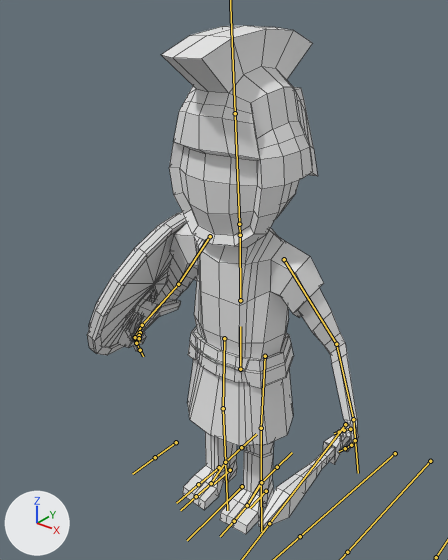
What one commit did to the FBX model Map/Assets/Models/Hittites/Hittite_warrior/Hittite_warrior.fbx.
Rendered twice from a 50 mm lens placed at (1.49, -1.97, 2.45), pointed at (-0.09, 0.01, 1.22). Lighting does not change. The marker at lower left points along +X, +Y and +Z. The bones that bend it are drawn over the model as lines. Mesh edges are drawn as thin lines.

Objects in the first picture: 'Warrior.002'.
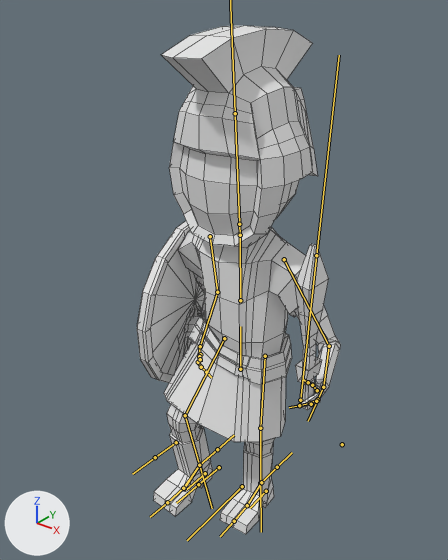
The newer file adds an action. The first version stands in its rest pose; the second is drawn at frame 5 of the action 'Armature|Hittite_Warrior_Fight'.

The change, as a list of edits to the scene's bpy script:
```text
Change bone_brazo_l:
    where bone_brazo_l = bpy.data.objects['Armature'].pose.bones['brazo_L']  # child of 'pecho'
    bone_brazo_l.rotation_quaternion: (1.0, 0.0, 0.0, 0.0) -> (0.999, -0.048, 0.005, 0.007)  # degrees (0, 0, 0) -> degrees (-6, 1, 1)
Change bone_antebrazo_l:
    where bone_antebrazo_l = bpy.data.objects['Armature'].pose.bones['antebrazo_L']  # child of 'brazo_L'
    bone_antebrazo_l.rotation_quaternion: (1.0, 0.0, 0.0, 0.0) -> (0.825, 0.314, -0.249, -0.398)  # degrees (0, 0, 0) -> degrees (47, -9, -56)
Change bone_hacha:
    where bone_hacha = bpy.data.objects['Armature'].pose.bones['Hacha']  # child of 'mano_L'
    bone_hacha.location: (0.0, 0.0, 0.0) -> (-0.03, 0.03, 0.08)
    bone_hacha.rotation_quaternion: (1.0, 0.0, 0.0, 0.0) -> (0.987, -0.159, -0.002, 0.016)  # degrees (0, 0, 0) -> degrees (-18, 0, 2)
Change bone_brazo_r:
    where bone_brazo_r = bpy.data.objects['Armature'].pose.bones['brazo_R']  # child of 'pecho'
    bone_brazo_r.rotation_quaternion: (1.0, 0.0, 0.0, 0.0) -> (0.967, -0.177, -0.084, -0.162)  # degrees (0, 0, 0) -> degrees (-19, -13, -17)
Change bone_antebrazo_r:
    where bone_antebrazo_r = bpy.data.objects['Armature'].pose.bones['antebrazo_R']  # child of 'brazo_R'
    bone_antebrazo_r.rotation_quaternion: (1.0, 0.0, 0.0, 0.0) -> (0.994, 0.054, 0.017, 0.09)  # degrees (0, 0, 0) -> degrees (6, 1, 10)
Change bone_femur_r:
    where bone_femur_r = bpy.data.objects['Armature'].pose.bones['femur_R']  # child of 'abdomen'
    bone_femur_r.rotation_quaternion: (1.0, 0.0, 0.0, 0.0) -> (0.932, 0.36, 0.029, -0.005)  # degrees (0, 0, 0) -> degrees (42, 3, 1)
Change bone_tibia_r:
    where bone_tibia_r = bpy.data.objects['Armature'].pose.bones['tibia_R']  # child of 'femur_R'
    bone_tibia_r.rotation_quaternion: (1.0, 0.0, 0.0, 0.0) -> (0.897, 0.441, 0.0, 0.0)  # degrees (0, 0, 0) -> degrees (52, 0, 0)
Change bone_pie_r_control:
    where bone_pie_r_control = bpy.data.objects['Armature'].pose.bones['pie_R_control']  # child of 'root'
    bone_pie_r_control.location: (0.0, 0.0, 0.0) -> (-0.02, 1.49, 0.9)
```

Boxes (x1, y1, x2, y2) around the edits, measured in the pictures (448 x 560 px):
'Warrior.002', posed (25% narrower): before (87, 26, 359, 534); after (137, 26, 340, 534)
bone 'brazo_L', root to tip: before (284, 259) to (336, 344); after (284, 259) to (329, 346)
bone 'antebrazo_L', root to tip: before (336, 344) to (353, 419); after (329, 346) to (323, 387)
bone 'Hacha', root to tip: before (345, 424) to (269, 523); after (300, 400) to (316, 255)
bone 'brazo_R', root to tip: before (210, 236) to (178, 284); after (210, 236) to (217, 292)
bone 'antebrazo_R', root to tip: before (178, 284) to (142, 325); after (217, 292) to (200, 346)
bone 'femur_R', root to tip: before (224, 338) to (223, 408); after (224, 338) to (185, 415)
bone 'tibia_R', root to tip: before (223, 408) to (225, 462); after (185, 415) to (199, 465)
bone 'pie_R_control', root to tip: before (230, 470) to (212, 485); after (205, 473) to (186, 490)
